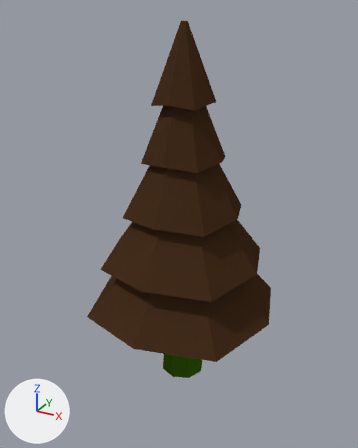
A saved change to the Blender file Beabest/Assets/scenes/tree1.blend.
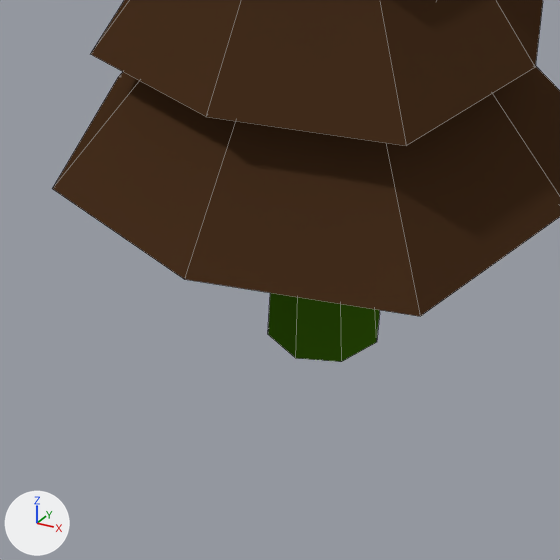
Each version appears first whole from a camera (50 mm lens) standing at (3.51, -6.49, 4.3) and looking at (-0.15, 0.15, 0.98), and next in a close-up on the part from 19% to 74% of the width and 56% to 100% of the height. The axes (+X, +Y, +Z) are drawn at lower left. The lights are the same throughout. The close-ups show mesh edges as thin lines.

Script lines for the objects in view, before the commit:
```python
me_cylinder = bpy.data.meshes.new('Cylinder')
me_cylinder.from_pydata(...)  # 137 vertices, 98 faces; spans x -1.56..1.56, y -1.53..1.6, z -1.79..4.12
# faces by material slot: [82, 16]
me_cylinder.materials.append(mat_material_001)  # brown #462f1d
me_cylinder.materials.append(mat_material_002)  # dark green #375f0b
# before: 113 (0.0, 0.42, -1.79), 115 (0.27, 0.3, -1.79) at pixel (379, 312), 117 (0.38, 0.03, -1.79) at pixel (376, 342), 119 (0.27, -0.24, -1.79) at pixel (341, 361), 121 (0.0, -0.35, -1.79) at pixel (295, 358)
# before: 123 (-0.27, -0.24, -1.79) at pixel (267, 334), 125 (-0.39, 0.03, -1.79), 127 (-0.27, 0.3, -1.79)
ob_cylinder = bpy.data.objects.new('Cylinder', me_cylinder)
ob_cylinder.location = (0.0, 0.0, 0.0)
```
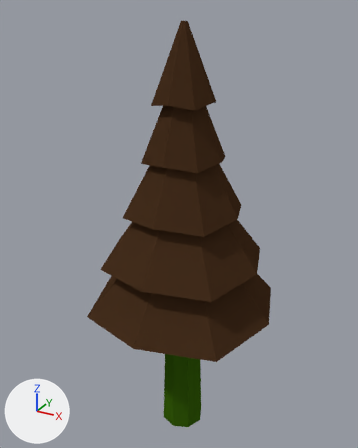
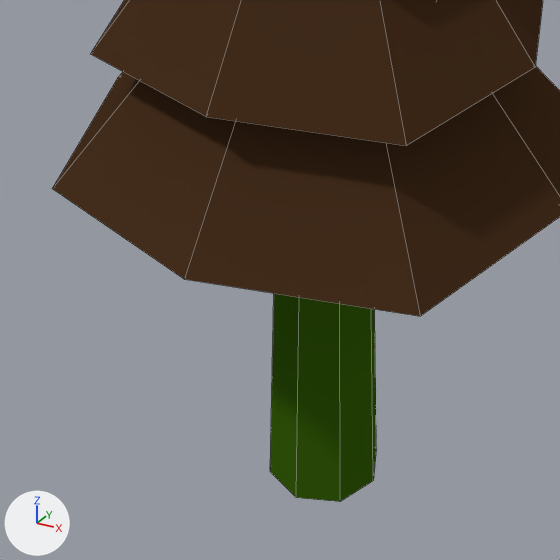
Patch to the scene script:
```diff
--- a/Beabest/Assets/scenes/tree1.blend.py
+++ b/Beabest/Assets/scenes/tree1.blend.py
@@ me_cylinder @@
 me_cylinder.from_pydata(...)  # 137 vertices, 98 faces; spans x -1.56..1.56, y -1.53..1.6, z -1.79..4.12
 # used by ob_cylinder; location = (0.0, 0.0, 0.0)
+# me_cylinder part 1
+for i in [113, 115, 117, 119, 121, 123, 125, 127]: me_cylinder.vertices[i].co += Vector((0.0, 0.0, -1.17))
 me_cylinder.materials.append(mat_material_001)
```

Changed parts and their boxes [x1, y1, x2, y2] in the close-ups (560 x 560 px; the box of a moved part takes in the faces that stretch with it):
'Cylinder', reshaped
    before: [52, 0, 560, 362]
    after: [52, 0, 560, 501]
part 1 of me_cylinder, moved or reshaped
    before: [268, 293, 380, 362]
    after: [270, 294, 376, 501]
